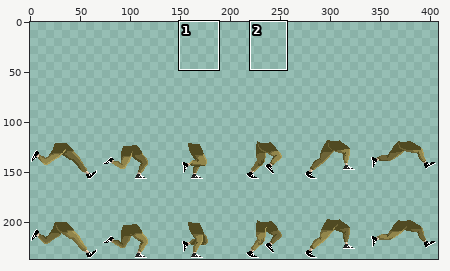
Edited in one commit: sprite sheet (SOADsavesMetal/Assets/Sprites/Serj's sprites/serj_walk_spritesheet.png). The picture above shows the old version from afar; the outline marks the close-up.
Close-up. The starting point:
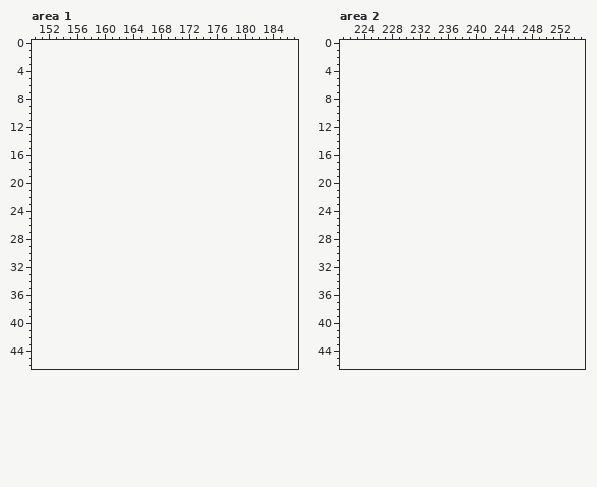
The file is 408x158 pixels. Colours within 5 levels of each other are drawn and written as one. Shown: area 1: x 150..187, y 0..46; area 2: x 221..255, y 0..46. The old version is drawn lined up with the new one, on the new canvas. The commit also changed other parts of the picture, which this record leaves out.
Once edited:
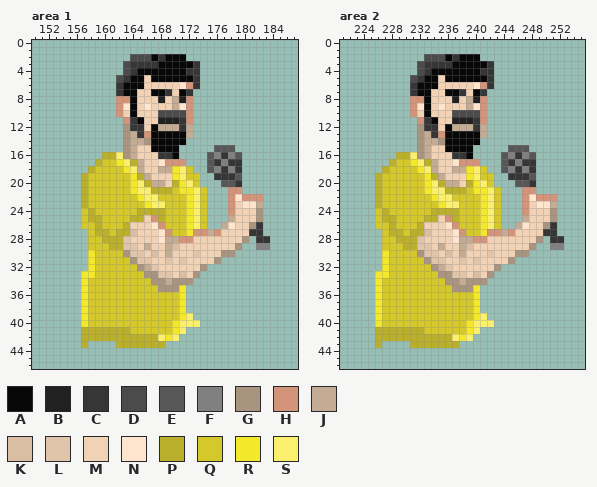
Palette (. is transparent): A #080808  B #212121  C #363636  D #4b4b4b  E #575757  F #808080  G #a9947f  H #d3947a  J #c4ab93  K #d9bea4  L #e1c5aa  M #f1d2b5  N #ffe5cd  P #bbb02b  Q #d5c82b  R #f4e82b  S #faf06d
From old to new:
canvas 408x158 -> 408x237, the old top-left corner now at 0,79
--- area 1
@@ x 150..187 @@
  1 ......................................
- 2 ......................................
- 3 ......................................
- 4 ......................................
- 5 ......................................
- 6 ......................................
- 7 ......................................
- 8 ......................................
- 9 ......................................
-10 ......................................
-11 ......................................
-12 ......................................
-13 ......................................
-14 ......................................
-15 ......................................
-16 ......................................
-17 ......................................
-18 ......................................
-19 ......................................
-20 ......................................
-21 ......................................
-22 ......................................
-23 ......................................
-24 ......................................
-25 ......................................
-26 ......................................
-27 ......................................
-28 ......................................
-29 ......................................
-30 ......................................
-31 ......................................
-32 ......................................
-33 ......................................
-34 ......................................
-35 ......................................
-36 ......................................
-37 ......................................
-38 ......................................
-39 ......................................
-40 ......................................
-41 ......................................
-42 ......................................
-43 ......................................
+ 2 ..............DDDACAAA................
+ 3 .............DCCCCAAAAAC..............
+ 4 .............DCAAAAAAACC..............
+ 5 ............DCAAMAAAAAAC..............
+ 6 ............CAAAMMMMMNHC..............
+ 7 ............CAAMMAACMAC...............
+ 8 ............HHAMMMBMJBH...............
+ 9 ............HNAMNMMMJNH...............
+10 ............HMAMMMDDDDH...............
+11 .............HCAMMBBBCH...............
+12 .............GCCMAJJJCJ...............
+13 .............GJCHAAAAAJ...............
+14 .............GJJGAAAAA................
+15 .............GJMMAAAA.....EEE.........
+16 ..........PPSGJMMMCCA....EFCFE........
+17 .........PQQRSPJMMNHHH...ECFCC........
+18 ........PQQQQRSJMMJJRSQ..EFCFC........
+19 .......PQQQQQQRPJMMMRSQQ..CCCE........
+20 .......PQQQQQQRSPJJMPRSQ...EEC........
+21 .......PQQQQQQRSSPPPQRRSQ...HH........
+22 .......PQQQQQQQRSSQQQQRSQ...HNHHH.....
+23 .......PQQQQQQQQRSSQQQRSQ...HMNNJ.....
+24 .......QPQQQQQQPPPPQQQRSQ...HMMMG.....
+25 .......QPPQQQQPPMHPQQQRSQ...JMMMG.....
+26 .......QQPQQQPMMMNHQQQRSQ..JNMMGC.....
+27 ........QPPQPPKMMMNHQQRHHJHMMMMCC.....
+28 ........QQPPPLMMMMNJJHHMMMMMMMG.CC....
+29 ........QQQPPLLMJMMJKMMMMMMMMG..FF....
+30 ........RQQQQGLLMKMJMMMLMMMGG.........
+31 ........RQQQQQGLLMMLMLMMMMG...........
+32 ........RQQQQQQGJLMMMMMMG.............
+33 .......RRQQQQQQQGGLLMKMG..............
+34 .......RQQQQQQQQQGGJGGG...............
+35 .......RQQQQQQQQQQGGGR................
+36 .......RQQQQQQQQQQQQQR................
+37 .......RQQQQQQQQQQQQQR................
+38 .......RQQQQQQQQQQQQQR................
+39 .......RQQQQQQQQQQQQQRS...............
+40 .......RQQQQQQQQQQQQRSSS..............
+41 .......PPPPPPPQQQQQQRS................
+42 .......PPPPPPPPPPPSRS.................
+43 .......P....PPPPPPP...................
 44 ......................................
--- area 2
@@ x 221..255 @@
  1 ...................................
- 2 ...................................
- 3 ...................................
- 4 ...................................
- 5 ...................................
- 6 ...................................
- 7 ...................................
- 8 ...................................
- 9 ...................................
-10 ...................................
-11 ...................................
-12 ...................................
-13 ...................................
-14 ...................................
-15 ...................................
-16 ...................................
-17 ...................................
-18 ...................................
-19 ...................................
-20 ...................................
-21 ...................................
-22 ...................................
-23 ...................................
-24 ...................................
-25 ...................................
-26 ...................................
-27 ...................................
-28 ...................................
-29 ...................................
-30 ...................................
-31 ...................................
-32 ...................................
-33 ...................................
-34 ...................................
-35 ...................................
-36 ...................................
-37 ...................................
-38 ...................................
-39 ...................................
-40 ...................................
-41 ...................................
-42 ...................................
-43 ...................................
+ 2 ............DDDACAAA...............
+ 3 ...........DCCCCAAAAAC.............
+ 4 ...........DCAAAAAAACC.............
+ 5 ..........DCAAMAAAAAAC.............
+ 6 ..........CAAAMMMMMNHC.............
+ 7 ..........CAAMMAACMAC..............
+ 8 ..........HHAMMMBMJBH..............
+ 9 ..........HNAMNMMMJNH..............
+10 ..........HMAMMMDDDDH..............
+11 ...........HCAMMBBBCH..............
+12 ...........GCCMAJJJCJ..............
+13 ...........GJCHAAAAAJ..............
+14 ...........GJJGAAAAA...............
+15 ...........GJMMAAAA.....EEE........
+16 ........PPSGJMMMCCA....EFCFE.......
+17 .......PQQRSPJMMNHHH...ECFCC.......
+18 ......PQQQQRSJMMJJRSQ..EFCFC.......
+19 .....PQQQQQQRPJMMMRSQQ..CCCE.......
+20 .....PQQQQQQRSPJJMPRSQ...EEC.......
+21 .....PQQQQQQRSSPPPQRRSQ...HH.......
+22 .....PQQQQQQQRSSQQQQRSQ...HNHHH....
+23 .....PQQQQQQQQRSSQQQRSQ...HMNNJ....
+24 .....QPQQQQQQPPPPQQQRSQ...HMMMG....
+25 .....QPPQQQQPPMHPQQQRSQ...JMMMG....
+26 .....QQPQQQPMMMNHQQQRSQ..JNMMGC....
+27 ......QPPQPPKMMMNHQQRHHJHMMMMCC....
+28 ......QQPPPLMMMMNJJHHMMMMMMMG.CC...
+29 ......QQQPPLLMJMMJKMMMMMMMMG..FF...
+30 ......RQQQQGLLMKMJMMMLMMMGG........
+31 ......RQQQQQGLLMMLMLMMMMG..........
+32 ......RQQQQQQGJLMMMMMMG............
+33 .....RRQQQQQQQGGLLMKMG.............
+34 .....RQQQQQQQQQGGJGGG..............
+35 .....RQQQQQQQQQQGGGR...............
+36 .....RQQQQQQQQQQQQQR...............
+37 .....RQQQQQQQQQQQQQR...............
+38 .....RQQQQQQQQQQQQQR...............
+39 .....RQQQQQQQQQQQQQRS..............
+40 .....RQQQQQQQQQQQQRSSS.............
+41 .....PPPPPPPQQQQQQRS...............
+42 .....PPPPPPPPPPPSRS................
+43 .....P....PPPPPPP..................
 44 ...................................
Boxes around the changes in both close-ups, in picture pixels (x1, y1, x2, y2):
added: (81, 54, 270, 348)
added: (375, 54, 564, 348)
